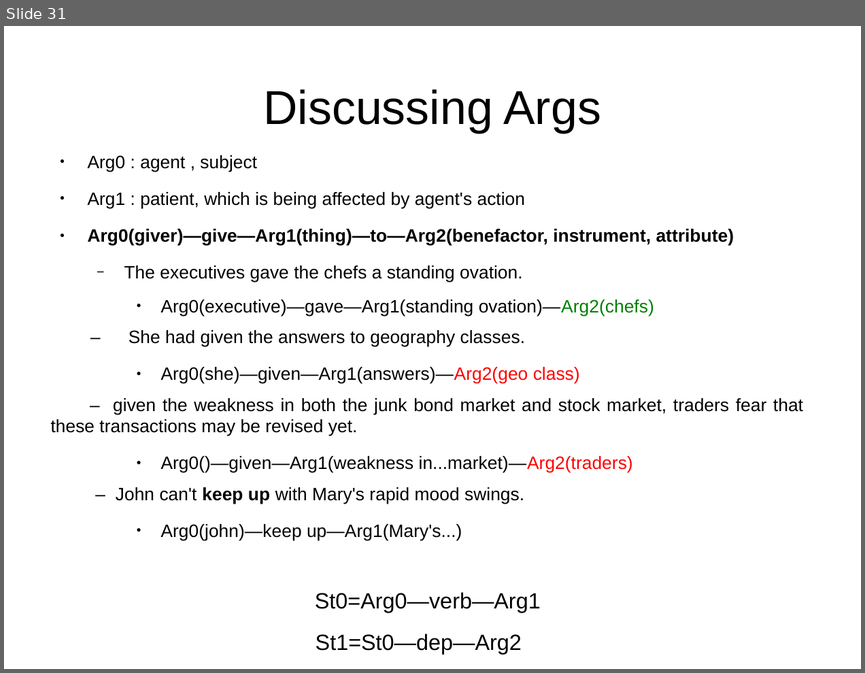
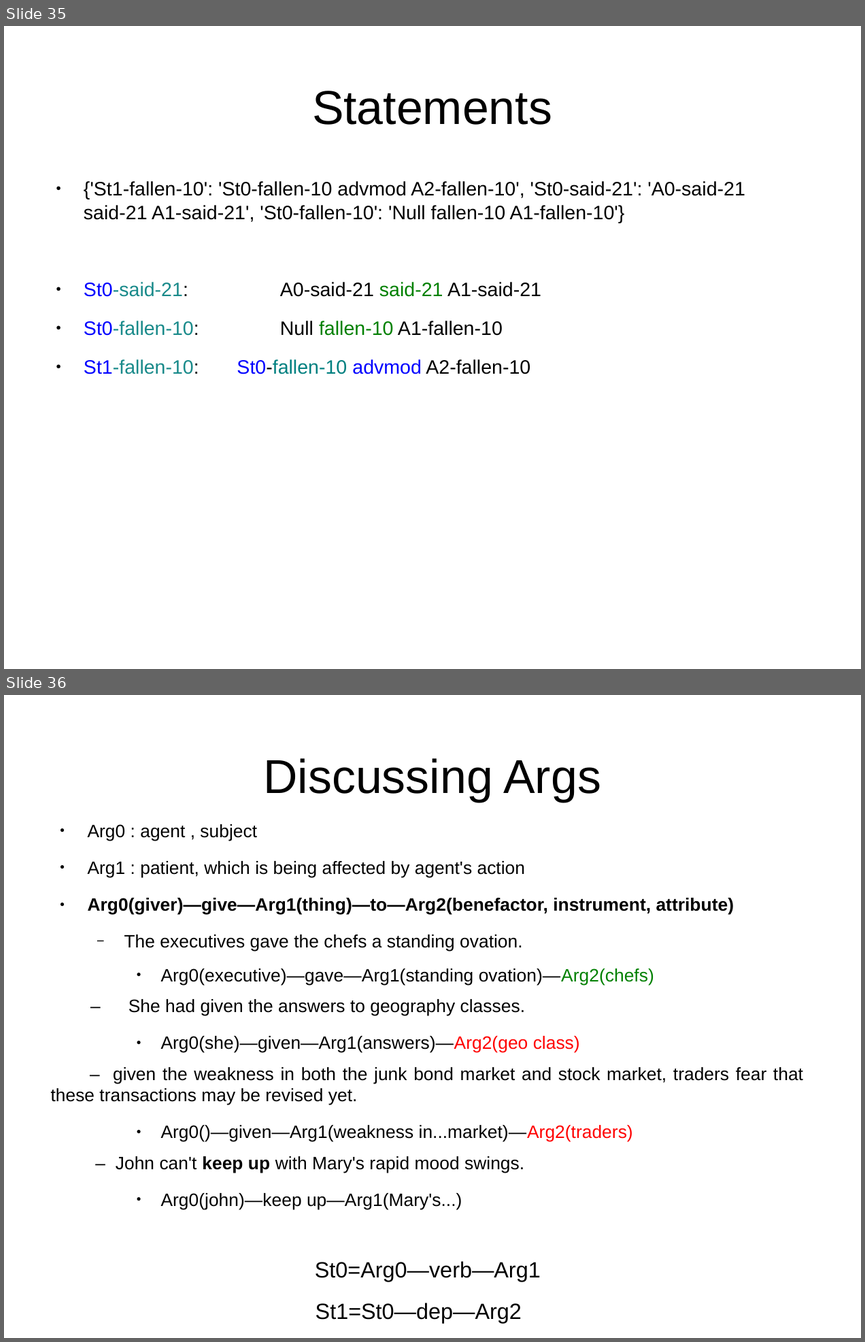
Before and after one commit to adreena/SemanticRoleMiner, a slide deck: testCases/TestCases.odp. Shown one above the other, each under a label of ours: slide 31 before the commit, slides 35 and 36 after it. The pictures are 865x673 and 865x1342 pixels, drawn with LibreOffice and Linux fonts; fonts in the diff are those of the drawing. Boxes give left, top, right and bottom in pixels: in the first picture for what was removed or moved away, otherwise in the second. Text is boxed around its words. In the diff, an @@ line names an element or a change of style, - is before the commit and + after.

Commit message:
statement Args completed

```diff
--- a/testCases/TestCases.odp
+++ b/testCases/TestCases.odp
@@ slide 35 added at (x1=4, y1=26, x2=861, y2=669), background #FFFFFF @@
@@ title added at (x1=312, y1=91, x2=552, y2=125), 44 pt, text #000000 @@
+Statements
@@ text added at (x1=84, y1=181, x2=745, y2=374), 18 pt, text #000000 @@
+● {'St1-fallen-10': 'St0-fallen-10 advmod A2-fallen-10', 'St0-said-21': 'A0-said-21 said-21 A1-said-21', 'St0-fallen-10': 'Null fallen-10 A1-fallen-10'}
+● St0-said-21: A0-said-21 said-21 A1-said-21
+● St0-fallen-10: Null fallen-10 A1-fallen-10
+● St1-fallen-10: St0-fallen-10 advmod A2-fallen-10
@@ what was slide 31 is now slide 36 @@
```
Also in this commit, not shown: 1 slide changed, 5 other slides added, 7 other files.
